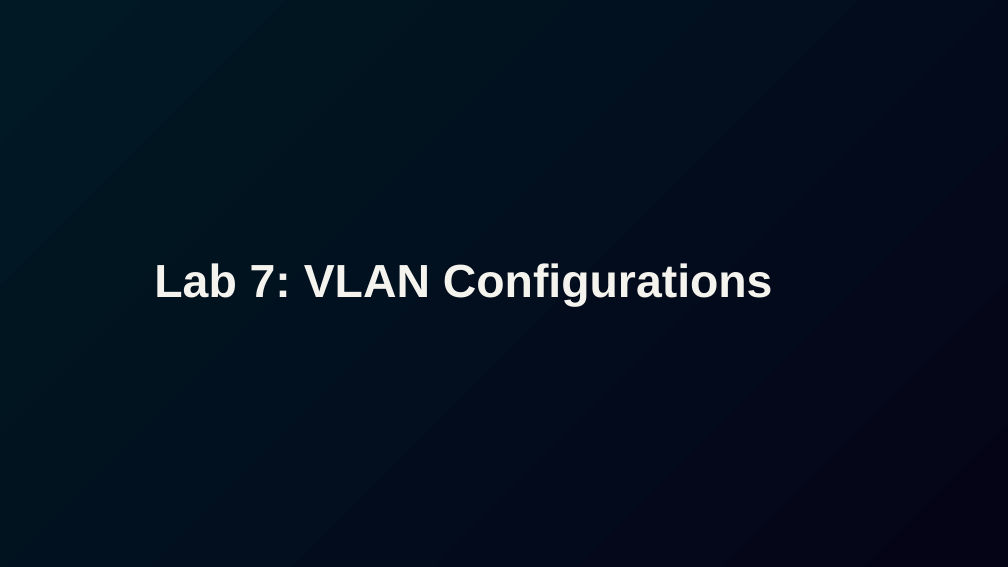
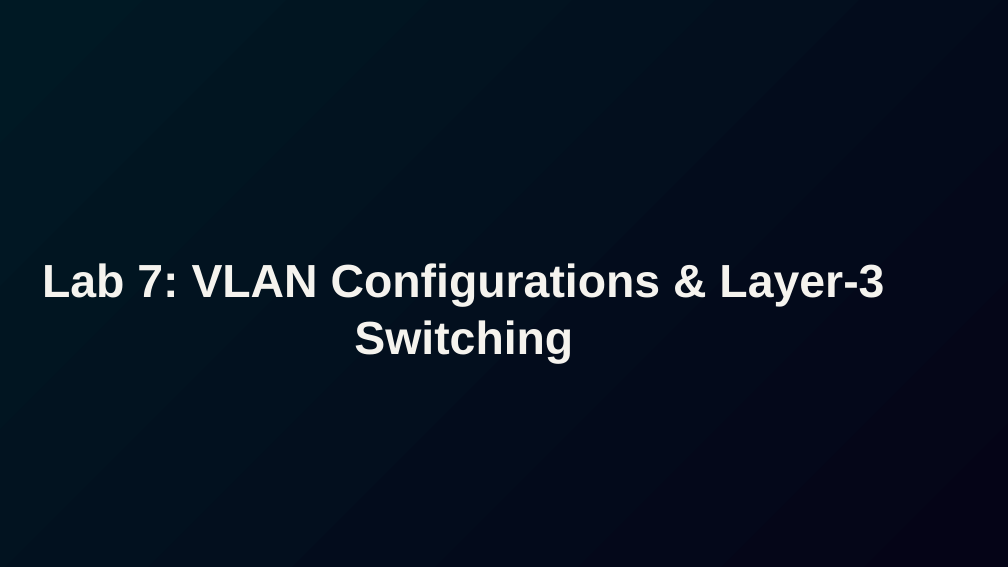
Before and after one commit to MDTHA-X/CN_presentation, a slide deck: slide 26 of CN.pptx. Drawn at 1008x567 pixels with LibreOffice and Linux fonts; fonts in the diff are those of the drawing. Boxes give left, top, right and bottom in pixels: in the first picture for what was removed or moved away, otherwise in the second. Text is boxed around its words. In the diff, an @@ line names an element or a change of style, - is before the commit and + after.

```diff
--- a/CN.pptx
+++ b/CN.pptx
@@ text at (42, 263, 884, 364): text changed @@
-Lab 7: VLAN Configurations
+Lab 7: VLAN Configurations & Layer-3 Switching
```
Also in this commit, not shown: 31 other slides changed, 1 other file.
